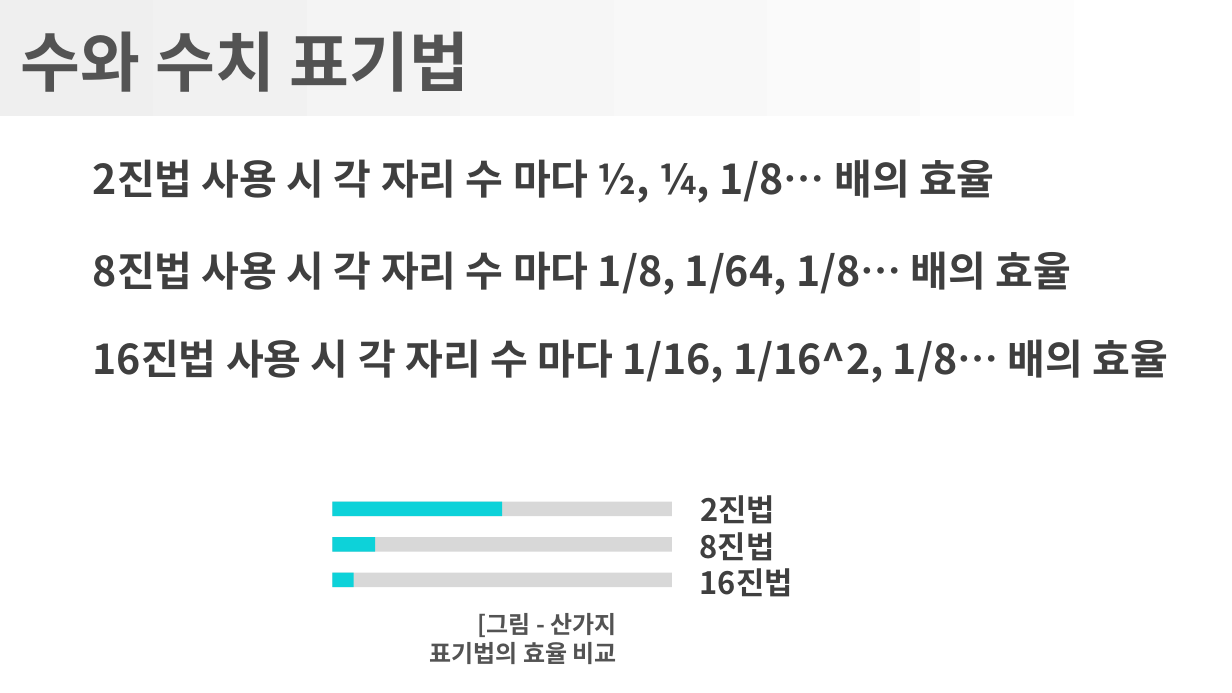
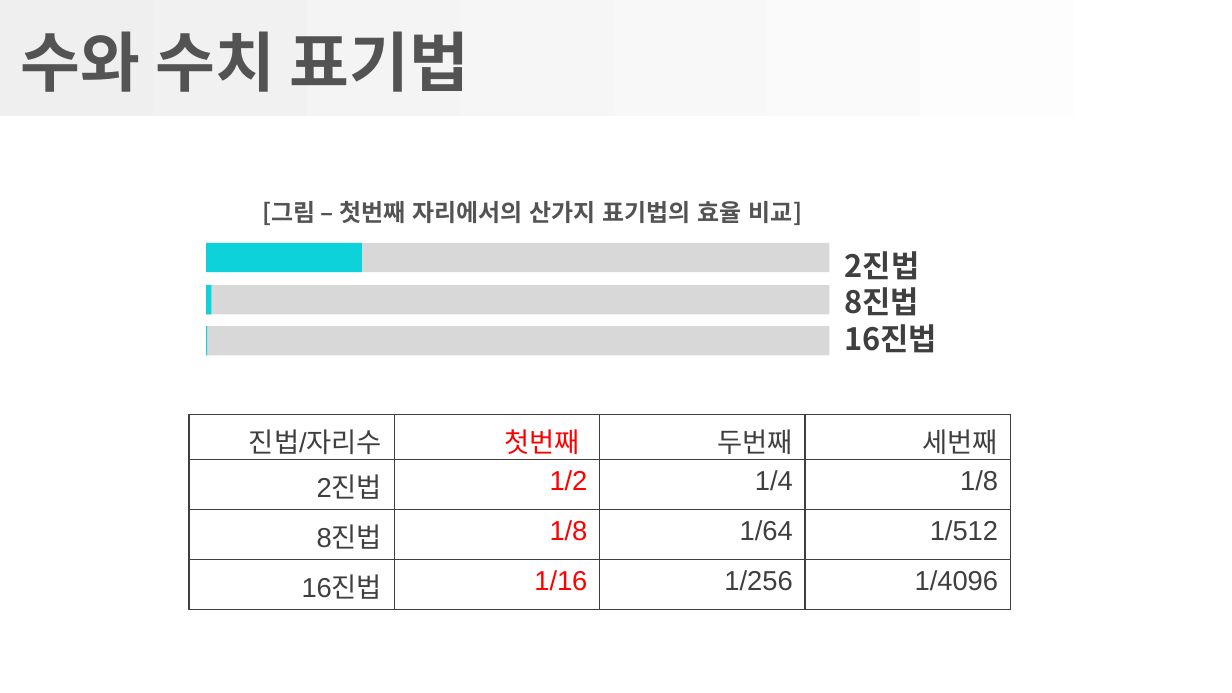
Before and after one commit to gatherKnowledge/Presentation, a slide deck: slide 11 of GreatCode/1-2장_수치표기법.pptx (slide 12 before the commit). Drawn at 1232x693 pixels with LibreOffice and Linux fonts; fonts in the diff are those of the drawing; background and template pictures are left out. Boxes give left, top, right and bottom in pixels: in the first picture for what was removed or moved away, otherwise in the second. Text is boxed around its words. In the diff, an @@ line names an element or a change of style, - is before the commit and + after.

```diff
--- a/GreatCode/1-2장_수치표기법.pptx
+++ b/GreatCode/1-2장_수치표기법.pptx
@@ text removed at (93, 159, 995, 203) @@
-2진법 사용 시 각 자리 수 마다 ½, ¼, 1/8… 배의 효율
@@ text at (262, 201, 802, 225): text changed @@
-[그림 - 산가지 표기법의 효율 비교
+[그림 – 첫번째 자리에서의 산가지 표기법의 효율 비교]
@@ text removed at (93, 251, 1072, 295) @@
-8진법 사용 시 각 자리 수 마다 1/8, 1/64, 1/8… 배의 효율
@@ rectangle: place and size @@
-rectangle at (333, 501, 503, 516)
+rectangle at (206, 243, 361, 272)
@@ rectangle: place and size @@
-rectangle at (333, 501, 673, 516)
+rectangle at (206, 243, 829, 272)
@@ rectangle: place and size @@
-rectangle at (333, 537, 673, 552)
+rectangle at (206, 285, 829, 314)
@@ rectangle: place and size @@
-rectangle at (333, 537, 376, 552)
+rectangle at (206, 285, 211, 314)
@@ rectangle: place and size @@
-rectangle at (333, 573, 673, 588)
+rectangle at (206, 326, 829, 356)
@@ rectangle: place and size @@
-rectangle at (333, 573, 354, 588)
+rectangle at (206, 326, 207, 356)
@@ 3 texts: place and size @@
-3 texts at (700, 495, 793, 597)
+3 texts at (844, 251, 937, 353)
@@ text removed at (93, 339, 1169, 383) @@
-16진법 사용 시 각 자리 수 마다 1/16, 1/16^2, 1/8… 배의 효율
@@ table added at (190, 414, 1013, 603), 4 rows, 4 columns @@
+진법/자리수 | 첫번째 | 두번째 | 세번째
+2진법 | 1/2 | 1/4 | 1/8
+8진법 | 1/8 | 1/64 | 1/512
+16진법 | 1/16 | 1/256 | 1/4096
```
Also in this commit, not shown: 11 other slides changed, 1 slide added, 30 slides removed, 2 other files.
